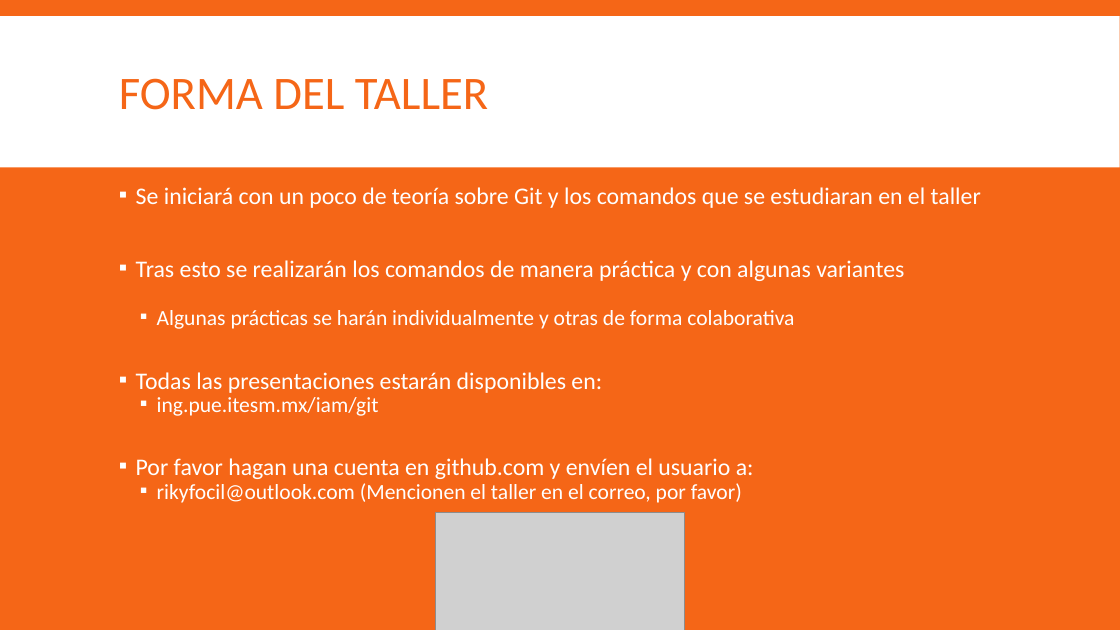
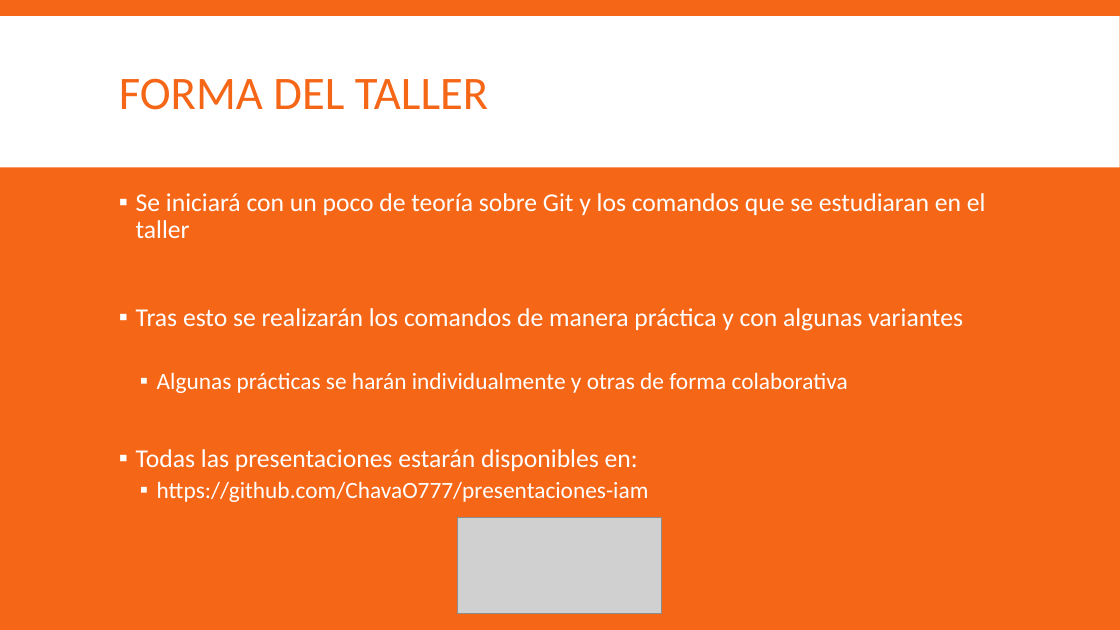
Before and after one commit to ChavaO777/presentaciones-iam, a slide deck: slide 6 of git/Git - Semana 1 - Introduccion.pptx (slide 5 before the commit). Drawn at 1120x630 pixels with LibreOffice and Linux fonts; fonts in the diff are those of the drawing; grey boxes stand for pictures. Boxes give left, top, right and bottom in pixels: in the first picture for what was removed or moved away, otherwise in the second. Text is boxed around its words. In the diff, an @@ line names an element or a change of style, - is before the commit and + after.

```diff
--- a/git/Git - Semana 1 - Introduccion.pptx
+++ b/git/Git - Semana 1 - Introduccion.pptx
@@ text at [136, 193, 986, 471]: size 20.4 to 22 pt in "Se iniciará con un poco de teoría ...", "Tras esto se realizarán los comandos de ...", "Todas las presentaciones estarán disponibles en:"; size 18.5 to 20 pt in "Algunas prácticas se harán individualmente y otras ..."; line spacing 0.7 to 0.9 @@
@@ text at [157, 481, 649, 502]: text changed; size 18.5 to 20 pt @@
-  ▪ ing.pue.itesm.mx/iam/git
-▪ Por favor hagan una cuenta en github.com y envíen el usuario a:
-  ▪ rikyfocil@outlook.com (Mencionen el taller en el correo, por favor)
+  ▪ https://github.com/ChavaO777/presentaciones-iam
@@ picture: place and size @@
-picture at [435, 513, 685, 630]
+picture at [458, 518, 662, 614]
```
Also in this commit, not shown: 2 other slides changed, 1 slide added, 4 other files.
